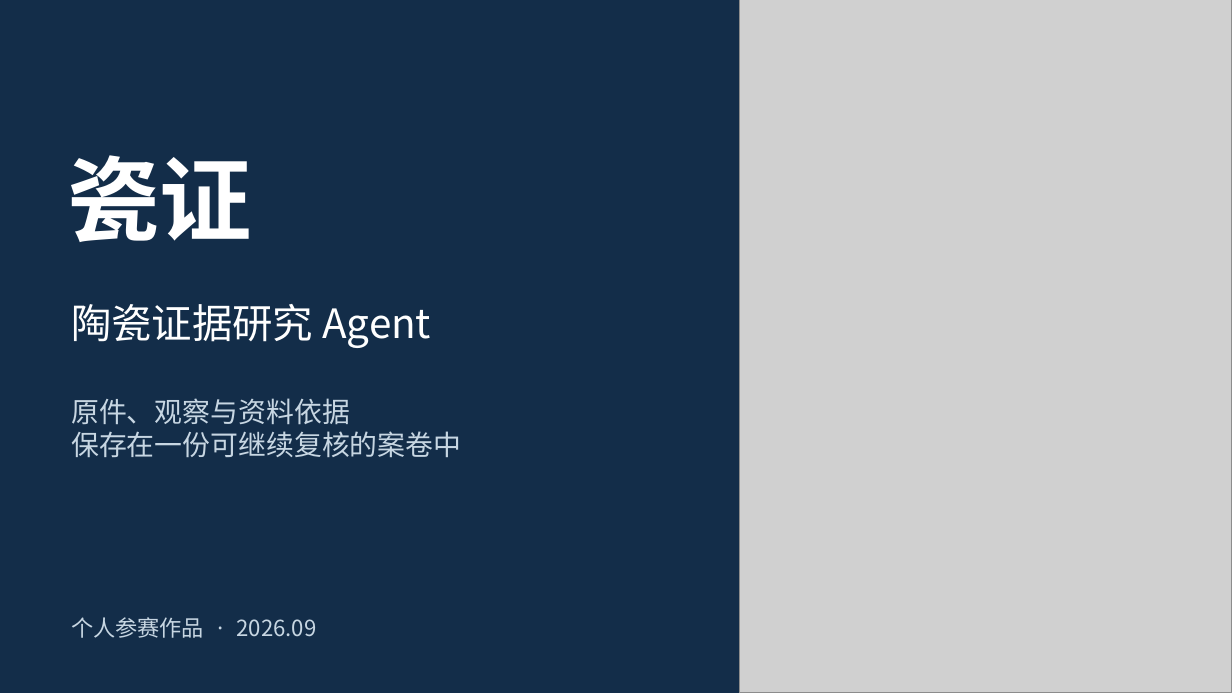
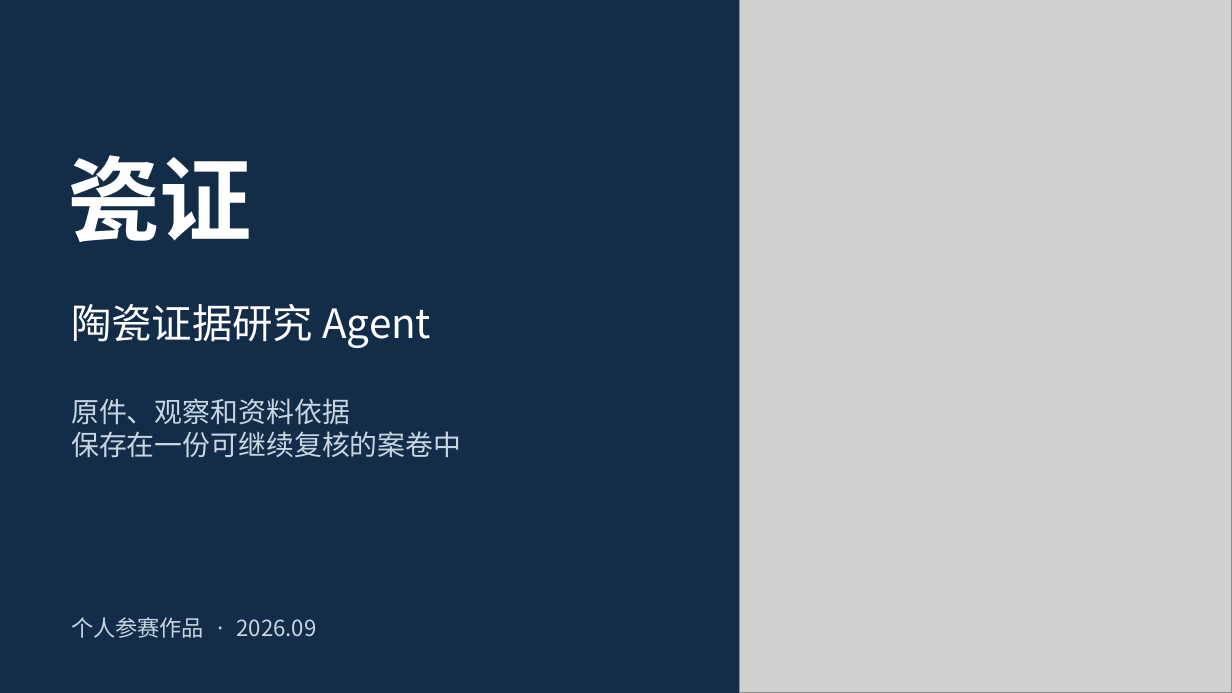
Before and after one commit to dingyucanada/cizheng-agent-skills, a slide deck: slide 1 of site/assets/cizheng-pitch-v07.pptx. Drawn at 1232x693 pixels with LibreOffice and Linux fonts; fonts in the diff are those of the drawing; grey boxes stand for pictures. Boxes give left, top, right and bottom in pixels: in the first picture for what was removed or moved away, otherwise in the second. Text is boxed around its words. In the diff, an @@ line names an element or a change of style, - is before the commit and + after.

```diff
--- a/site/assets/cizheng-pitch-v07.pptx
+++ b/site/assets/cizheng-pitch-v07.pptx
@@ text at (71, 398, 350, 425): text changed @@
-原件、观察与资料依据
+原件、观察和资料依据
```
Also in this commit, not shown: 11 other slides changed, 1 slide added, 26 other files.
